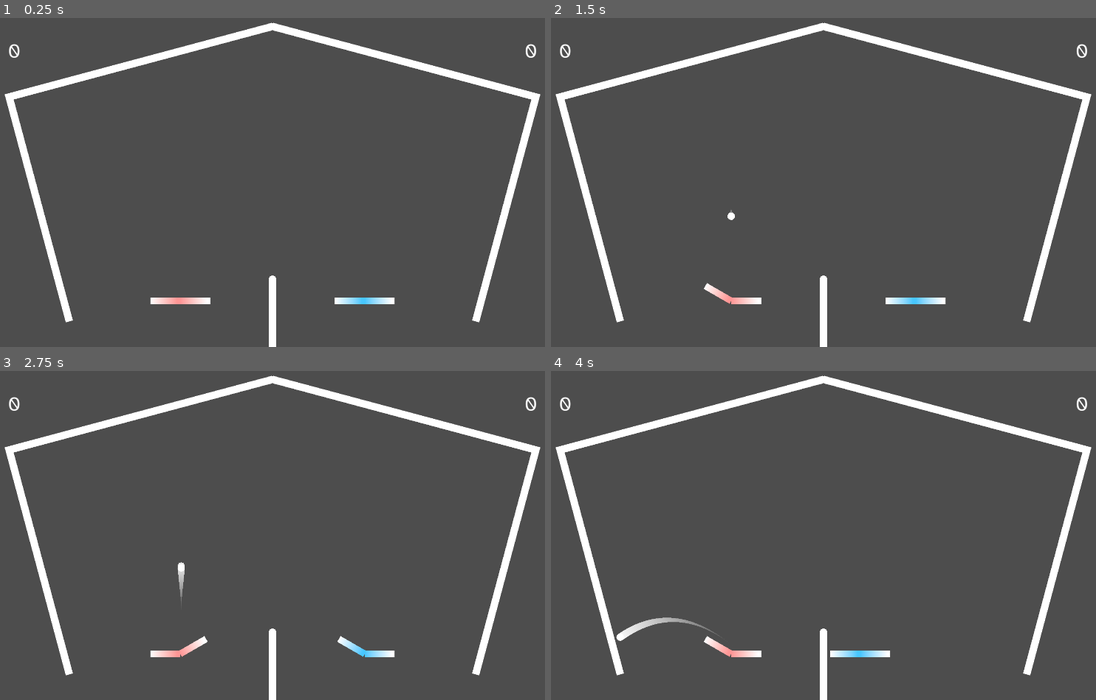
Above: before the commit, frames 1-4 (two rows, left to right).
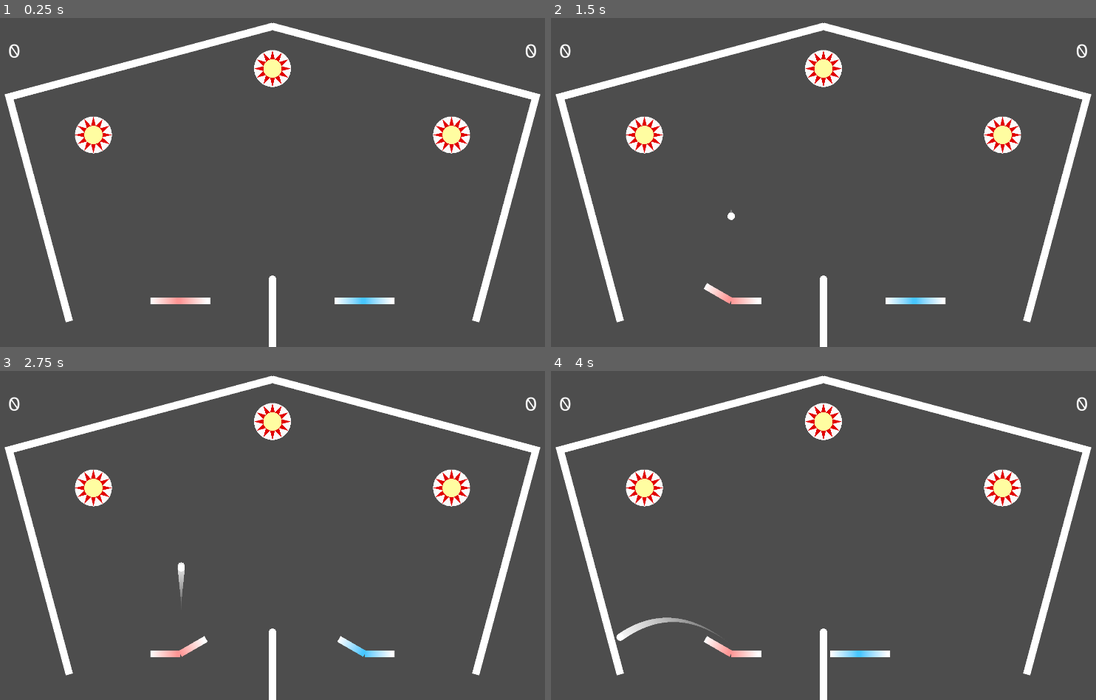
Above: after the commit, the same moments.

Repository: Skelothan/PinballPongReponged
Game: Godot game, scene res://Scenes/PinballPongArena.tscn
Same seed, same stepped clock (60 frames per second), same inputs: the game is played once before the commit and once after it.
Inputs:
- Up to frame 1 (0.25 s): no input
- Up to frame 2 (1.5 s): tap Enter at 0.5 s; hold G (p1_flip_right) 0.53-1.28 s; hold W (p1_flip_both) 0.53-1.28 s; tap Escape (reset) at 1.25 s; hold F (p1_flip_left) from 1.28 s (still down); tap Up (p2_flip_both) at 1.35 s
- Up to frame 3 (2.75 s): release F (p1_flip_left) at 2.03 s; hold G (p1_flip_right) from 2.03 s (still down); hold , (p2_flip_left) from 2.03 s (still down)
- Up to frame 4 (4 s): release , (p2_flip_left) at 2.78 s; tap . (p2_flip_right) at 2.85 s; release G (p1_flip_right) at 3.53 s; hold F (p1_flip_left) from 3.53 s (still down); hold Left (p2_move_left) from 3.53 s (still down)

The runs differ from the first frame. In frame 1, 1.8% of the frame differs, in the area x 13-87%, y 9-42%; in frame 2, 1.8%; in frame 3, 1.8%; in frame 4, 1.8%.

Commit message:
feat: bumpers!

Diff:
--- a/Objects/Ball.tscn
+++ b/Objects/Ball.tscn
@@ -7,6 +7,7 @@
 [ext_resource type="AudioStream" uid="uid://cs6gnfw7y57e7" path="res://SFX/pong_ping_a4.wav" id="5_uc724"]
 [ext_resource type="AudioStream" uid="uid://coj8jsyyis6i1" path="res://SFX/pong_ball_explode.wav" id="6_0e3dj"]
 [ext_resource type="AudioStream" uid="uid://c1junqlbhyji1" path="res://SFX/pong_ping_e3.wav" id="7_5mxvf"]
+[ext_resource type="AudioStream" uid="uid://8b4ddgcga6pd" path="res://SFX/bumper_Fs3E4.wav" id="8_0e3dj"]
 [ext_resource type="PackedScene" uid="uid://bqgx8syj57a20" path="res://Objects/Trail.tscn" id="8_uc724"]
 
 [sub_resource type="CircleShape2D" id="CircleShape2D_oly7h"]
@@ -16,7 +17,7 @@
 [sub_resource type="CircleShape2D" id="CircleShape2D_yqwa6"]
 radius = 11.0
 
-[node name="Ball" type="RigidBody2D"]
+[node name="Ball" type="RigidBody2D" groups=["Ball"]]
 collision_layer = 2
 physics_material_override = ExtResource("1_w66na")
 continuous_cd = 2
@@ -45,6 +46,9 @@
 [node name="HitNet" type="AudioStreamPlayer2D" parent="SFX"]
 stream = ExtResource("7_5mxvf")
 
+[node name="HitBumper" type="AudioStreamPlayer2D" parent="SFX"]
+stream = ExtResource("8_0e3dj")
+
 [node name="Trail" parent="." instance=ExtResource("8_uc724")]
 width = 20.0
 
--- /dev/null
+++ b/Objects/Bumper.tscn
@@ -0,0 +1,68 @@
+[gd_scene load_steps=10 format=3 uid="uid://cnbuchq5amwep"]
+
+[ext_resource type="PhysicsMaterial" uid="uid://dlnub6vjg6dpk" path="res://PhysicsMaterials/Bouncy.phymat.tres" id="1_wrnij"]
+[ext_resource type="Script" uid="uid://ca31cbf87ai20" path="res://Scripts/bumper.gd" id="2_xaert"]
+
+[sub_resource type="SphereMesh" id="SphereMesh_ofcpt"]
+
+[sub_resource type="Gradient" id="Gradient_wrnij"]
+offsets = PackedFloat32Array(0)
+colors = PackedColorArray(0.986752, 0.986752, 0.986752, 1)
+
+[sub_resource type="GradientTexture1D" id="GradientTexture1D_xaert"]
+gradient = SubResource("Gradient_wrnij")
+
+[sub_resource type="Gradient" id="Gradient_8lkkx"]
+offsets = PackedFloat32Array(0)
+colors = PackedColorArray(1, 0.992157, 0.631373, 1)
+
+[sub_resource type="GradientTexture1D" id="GradientTexture1D_7ygve"]
+gradient = SubResource("Gradient_8lkkx")
+
+[sub_resource type="CircleShape2D" id="CircleShape2D_x28uk"]
+radius = 51.0392
+
+[sub_resource type="CircleShape2D" id="CircleShape2D_xaert"]
+radius = 53.0377
+
+[node name="Bumper" type="StaticBody2D" groups=["Bumper"]]
+physics_material_override = ExtResource("1_wrnij")
+script = ExtResource("2_xaert")
+
+[node name="OuterCircle" type="MeshInstance2D" parent="."]
+scale = Vector2(100, 100)
+mesh = SubResource("SphereMesh_ofcpt")
+texture = SubResource("GradientTexture1D_xaert")
+
+[node name="Spokes1" type="Polygon2D" parent="."]
+scale = Vector2(2, 2)
+color = Color(0.890196, 0, 0, 1)
+polygon = PackedVector2Array(0, -25, 5, -5, 25, 0, 5, 5, 0, 25, -5, 5, -25, 0, -5, -5)
+
+[node name="Spokes2" type="Polygon2D" parent="."]
+rotation = 0.523599
+scale = Vector2(2, 2)
+color = Color(0.890196, 0, 0, 1)
+polygon = PackedVector2Array(0, -25, 5, -5, 25, 0, 5, 5, 0, 25, -5, 5, -25, 0, -5, -5)
+
+[node name="Spokes3" type="Polygon2D" parent="."]
+rotation = 1.0472
+scale = Vector2(2, 2)
+color = Color(0.890196, 0, 0, 1)
+polygon = PackedVector2Array(0, -25, 5, -5, 25, 0, 5, 5, 0, 25, -5, 5, -25, 0, -5, -5)
+
+[node name="InnerCircle" type="MeshInstance2D" parent="."]
+scale = Vector2(50, 50)
+mesh = SubResource("SphereMesh_ofcpt")
+texture = SubResource("GradientTexture1D_7ygve")
+
+[node name="CollisionShape2D" type="CollisionShape2D" parent="."]
+shape = SubResource("CircleShape2D_x28uk")
+
+[node name="Area2D" type="Area2D" parent="."]
+collision_mask = 3
+
+[node name="CollisionShape2D" type="CollisionShape2D" parent="Area2D"]
+shape = SubResource("CircleShape2D_xaert")
+
+[connection signal="body_entered" from="Area2D" to="." method="_on_body_entered"]
--- a/Scenes/PinballPongArena.tscn
+++ b/Scenes/PinballPongArena.tscn
@@ -11,6 +11,7 @@
 [ext_resource type="PackedScene" uid="uid://cbbucpis28ynt" path="res://Objects/DeathBarrier.tscn" id="7_g8vyv"]
 [ext_resource type="Script" uid="uid://cyi5lpv2dbhu7" path="res://Scripts/hud.gd" id="8_oah82"]
 [ext_resource type="FontFile" uid="uid://co71jcuy2guxq" path="res://Fonts/AtkinsonHyperlegibleNext-VariableFont_wght.ttf" id="9_w2nuc"]
+[ext_resource type="PackedScene" uid="uid://cnbuchq5amwep" path="res://Objects/Bumper.tscn" id="12_1phrr"]
 
 [sub_resource type="CapsuleMesh" id="CapsuleMesh_35c7g"]
 
@@ -82,7 +83,7 @@
 position = Vector2(0, 684.5)
 shape = SubResource("RectangleShape2D_yokb4")
 
-[node name="Ball" parent="." groups=["Ball"] instance=ExtResource("5_kogr8")]
+[node name="Ball" parent="." instance=ExtResource("5_kogr8")]
 position = Vector2(250, 2004)
 
 [node name="Walls" type="Node2D" parent="."]
@@ -204,6 +205,15 @@
 theme_override_fonts/font = ExtResource("9_w2nuc")
 theme_override_font_sizes/font_size = 72
 
+[node name="LeftBumper" parent="." instance=ExtResource("12_1phrr")]
+position = Vector2(-485, -200)
+
+[node name="RightBumper" parent="." instance=ExtResource("12_1phrr")]
+position = Vector2(485, -200)
+
+[node name="TopBumper" parent="." instance=ExtResource("12_1phrr")]
+position = Vector2(0, -380)
+
 [connection signal="fallen_p1_side" from="DeathBarrier" to="." method="_on_ball_fallen_p1_side"]
 [connection signal="fallen_p2_side" from="DeathBarrier" to="." method="_on_ball_fallen_p2_side"]
 
--- a/Scripts/ball.gd
+++ b/Scripts/ball.gd
@@ -30,13 +30,14 @@
 
 
 func _on_body_entered(body):
-	print("Ping!")
 	if body.is_in_group("Wall"):
 		$SFX/HitWall.play()
 	elif body.is_in_group("Paddle"):
 		$SFX/HitPaddle.play()
 	elif body.is_in_group("Net"):
 		$SFX/HitNet.play()
+	elif body.is_in_group("Bumper"):
+		$SFX/HitBumper.play()
 
 
 func explode():
--- /dev/null
+++ b/Scripts/bumper.gd
@@ -0,0 +1,26 @@
+extends StaticBody2D
+
+@export var bumper_strength = 1
+@export var animation_scale = 1.5
+@export var animation_time = 0.25
+
+var tween: Tween
+var outer_circle_default_size: Vector2
+
+func _ready():
+	outer_circle_default_size = $OuterCircle.scale
+
+
+func _on_body_entered(body):
+	if body.is_in_group("Ball"):
+		var direction = self.global_position.direction_to(body.position)
+		body.apply_force(direction.normalized() * bumper_strength)
+		animate_bumper()
+
+
+func animate_bumper():
+	if tween:
+		tween.kill()
+	$OuterCircle.scale = outer_circle_default_size * animation_scale
+	tween = create_tween()
+	tween.tween_property($OuterCircle, "scale", outer_circle_default_size, animation_time).set_trans(Tween.TRANS_CUBIC).set_ease(Tween.EASE_OUT)
--- a/Scripts/death_barrier.gd
+++ b/Scripts/death_barrier.gd
@@ -13,7 +13,6 @@
 
 
 func _on_body_entered(body: PhysicsBody2D):
-	print("Body ", body, " entered the death barrier")
 	if body.position.x > 0:
 		fallen_p2_side.emit()
 	else:
--- a/project.godot
+++ b/project.godot
@@ -27,6 +27,8 @@
 Paddle=""
 Wall=""
 Net=""
+Bumper=""
+Ball=""
 
 [input]
 
Not shown: 1 places in Objects/Ball.tscn that only renumber resources
Not shown, added: SFX/bumper_Fs3E4.wav.import
Not shown: 1 places in Scenes/PinballPongArena.tscn that only renumber resources
Not shown, added: Scripts/bumper.gd.uid
Not shown, added: SFX/bumper_Fs3E4.wav
